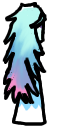
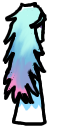
Layered file, before and after one edit (64 x 128). Changes by layer:
painted on "Layer #9" over [24,57,37,79]
painted on "Layer #10" over [21,58,37,79]
